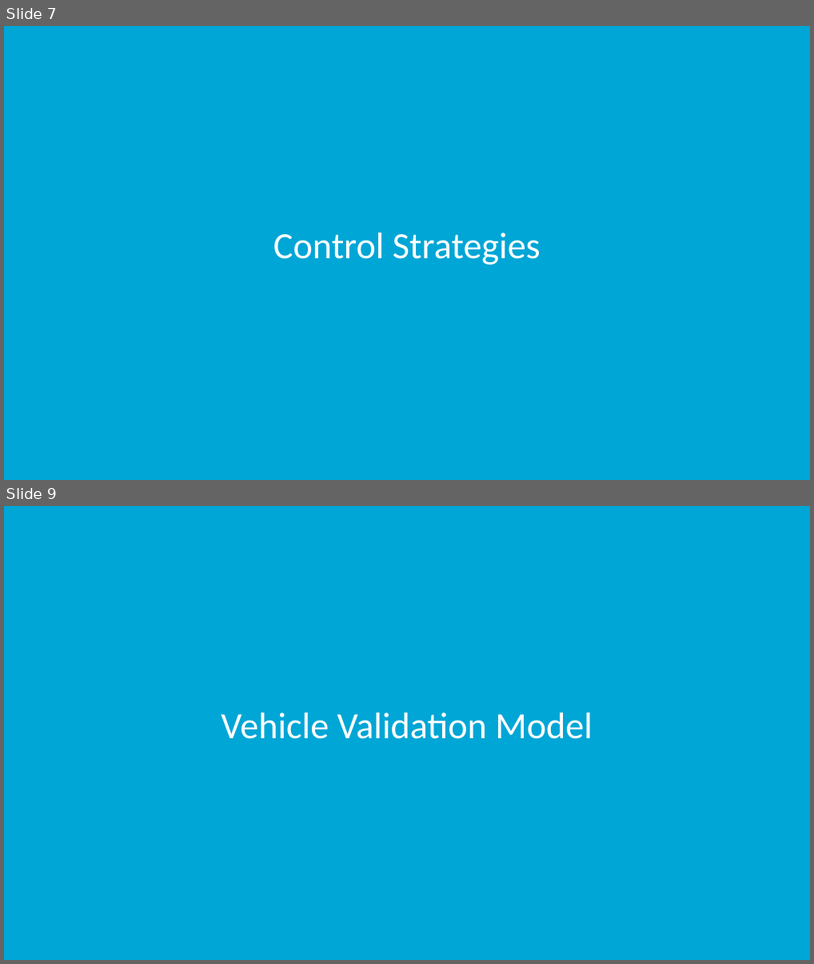
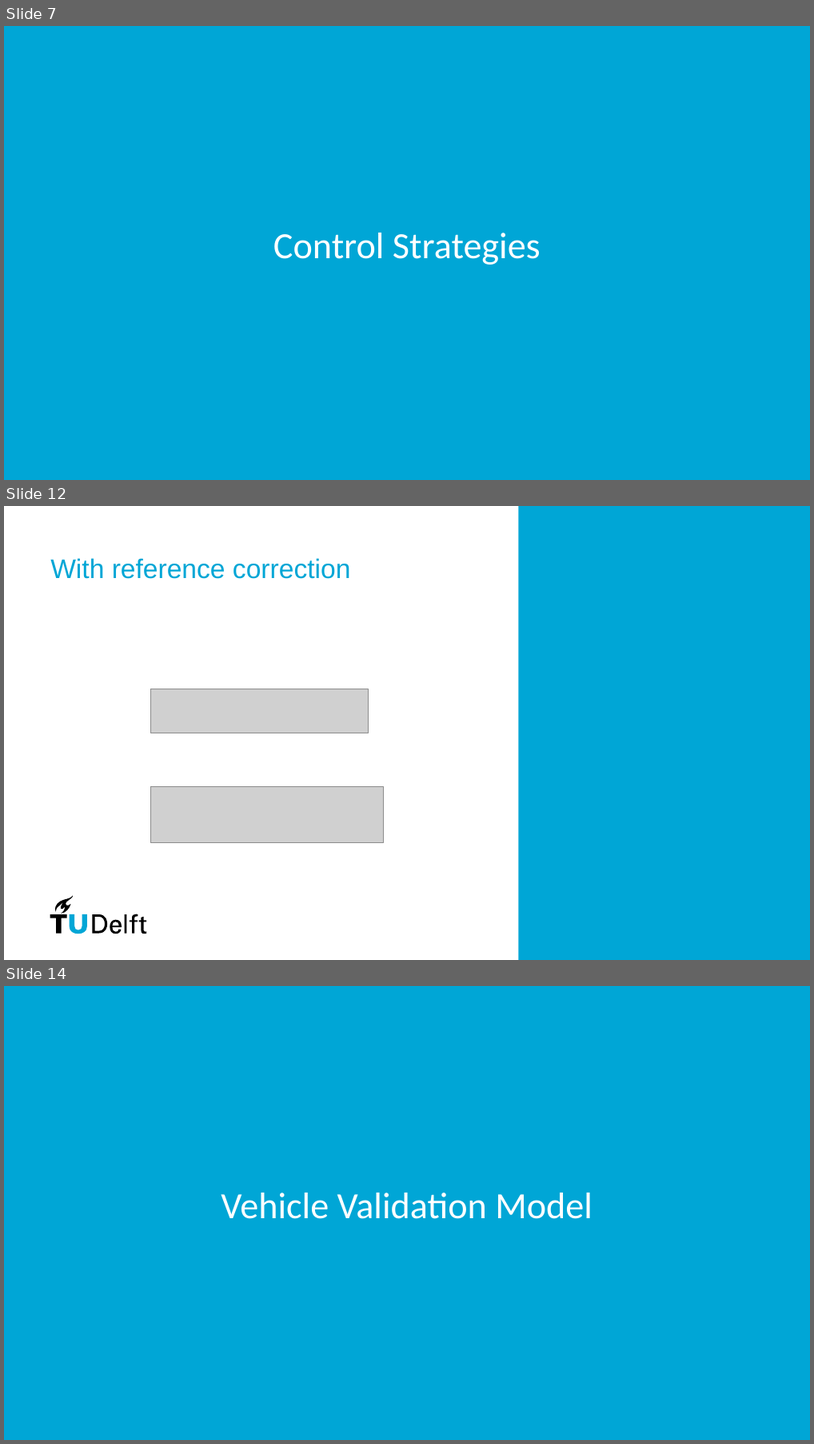
Before and after one commit to PavanPrasad-HG/Vehicle-Dynamics-Control, a slide deck: GP/Group5_GP/Group Presentation.pptx. Shown one above the other, each under a label of ours: slides 7 and 9 before the commit, slides 7, 12 and 14 after it; the slides between them are not shown. The pictures are 814x964 and 814x1444 pixels, drawn with LibreOffice and Linux fonts; fonts in the diff are those of the drawing; grey boxes stand for pictures; background and template pictures are left out. Boxes give left, top, right and bottom in pixels: in the first picture for what was removed or moved away, otherwise in the second. Text is boxed around its words. In the diff, an @@ line names an element or a change of style, - is before the commit and + after.

```diff
--- a/GP/Group5_GP/Group Presentation.pptx
+++ b/GP/Group5_GP/Group Presentation.pptx
@@ slide 12 added at [4,506,810,960], background #FFFFFF @@
@@ rectangle added at [519,506,810,960], fill #00A6D6 @@
@@ title added at [50,558,350,579], 32 pt, text #00A6D6 @@
+With reference correction
@@ picture added at [151,688,368,733] @@
@@ picture added at [151,787,384,842] @@
@@ group added at [50,896,146,934]: 7 freeform shapes, 1 rectangle @@
@@ what was slide 9 is now slide 14 @@
```
Also in this commit, not shown: 4 slides changed, 4 other slides added, 1 other file.
